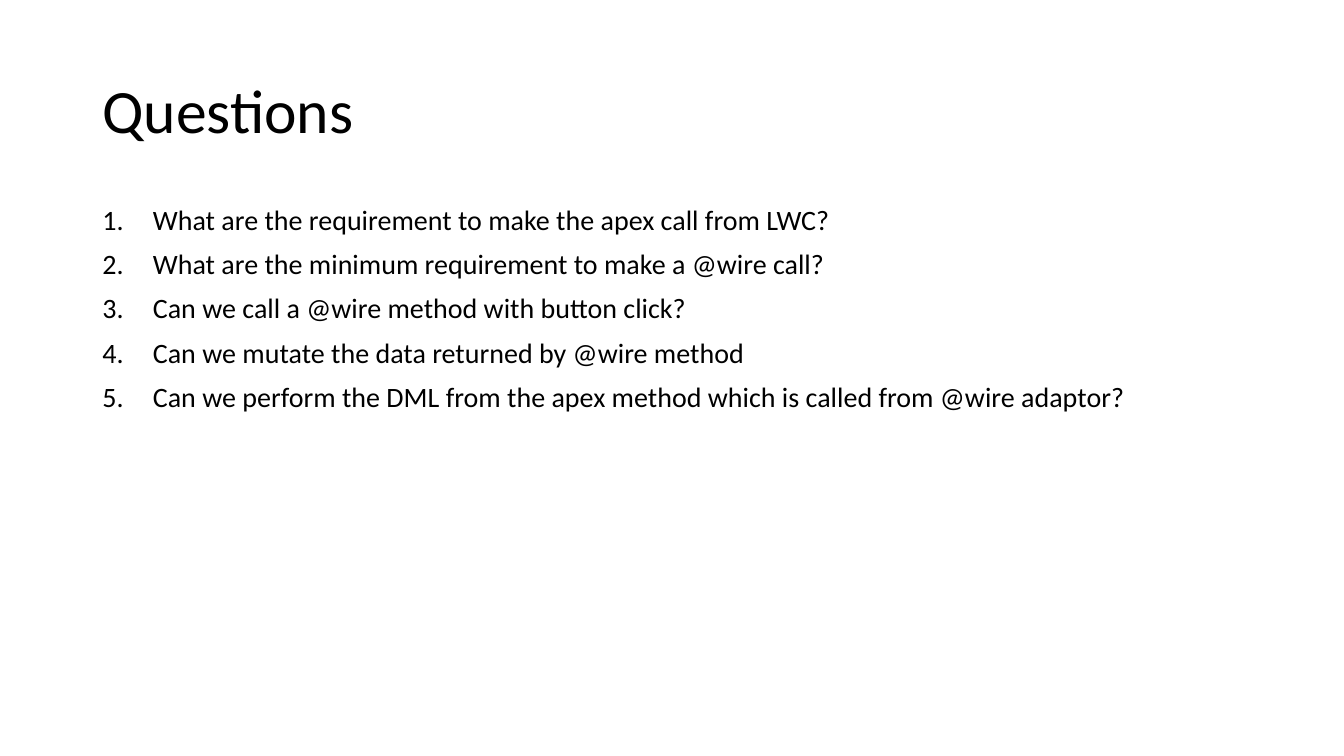
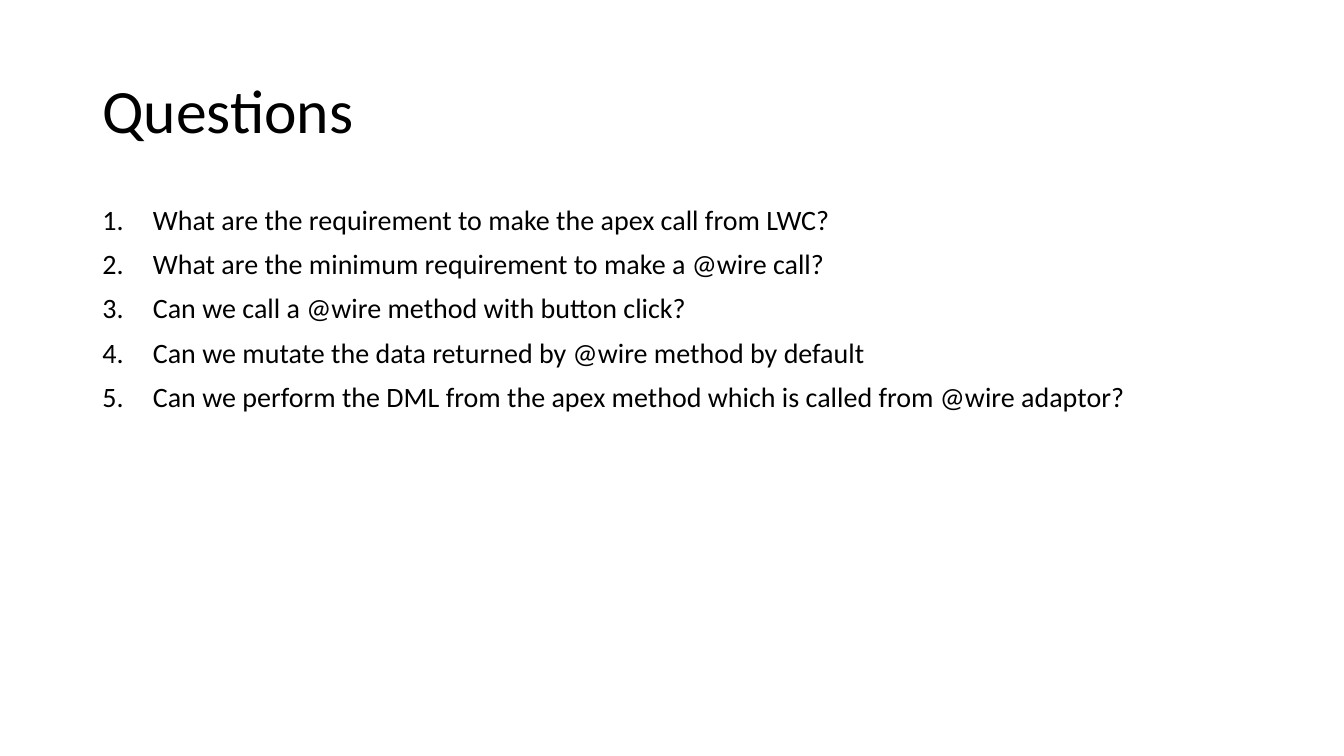
Before and after one commit to amitastreait/lwc-learning, a slide deck: slide 74 of docs/PPT/Lightning Web component.pptx (slide 54 before the commit). Drawn at 1344x756 pixels with LibreOffice and Linux fonts; fonts in the diff are those of the drawing. Boxes give left, top, right and bottom in pixels: in the first picture for what was removed or moved away, otherwise in the second. Text is boxed around its words. In the diff, an @@ line names an element or a change of style, - is before the commit and + after.

```diff
--- a/docs/PPT/Lightning Web component.pptx
+++ b/docs/PPT/Lightning Web component.pptx
@@ text at (153,343,864,368): text changed @@
-4. Can we mutate the data returned by @wire method
+4. Can we mutate the data returned by @wire method by default
```
Also in this commit, not shown: 17 other slides changed, 47 slides added, 15 other files.
